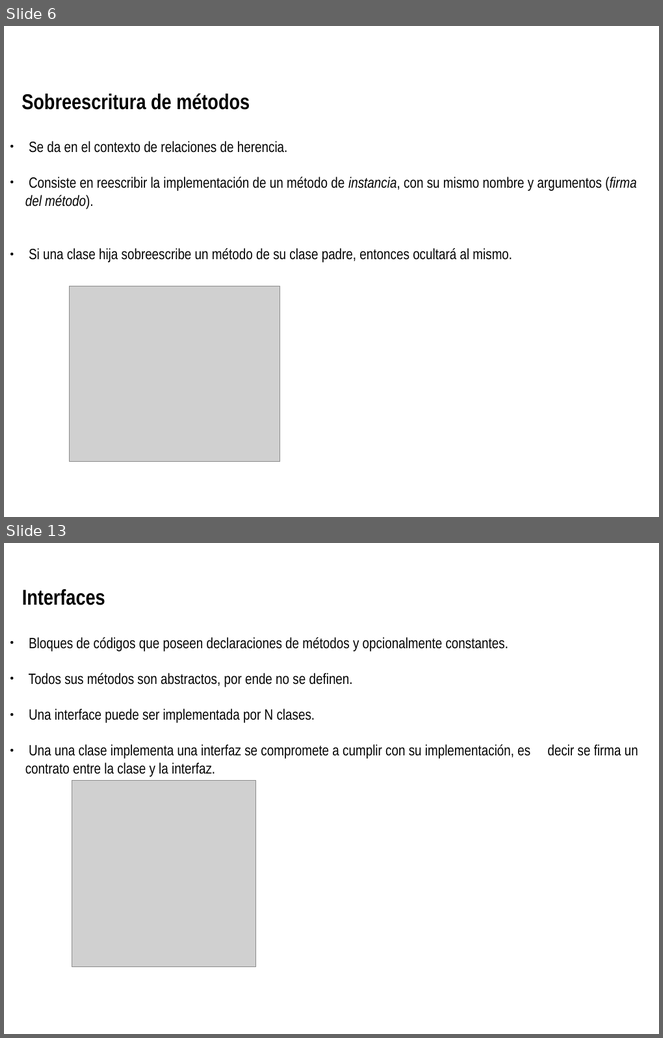
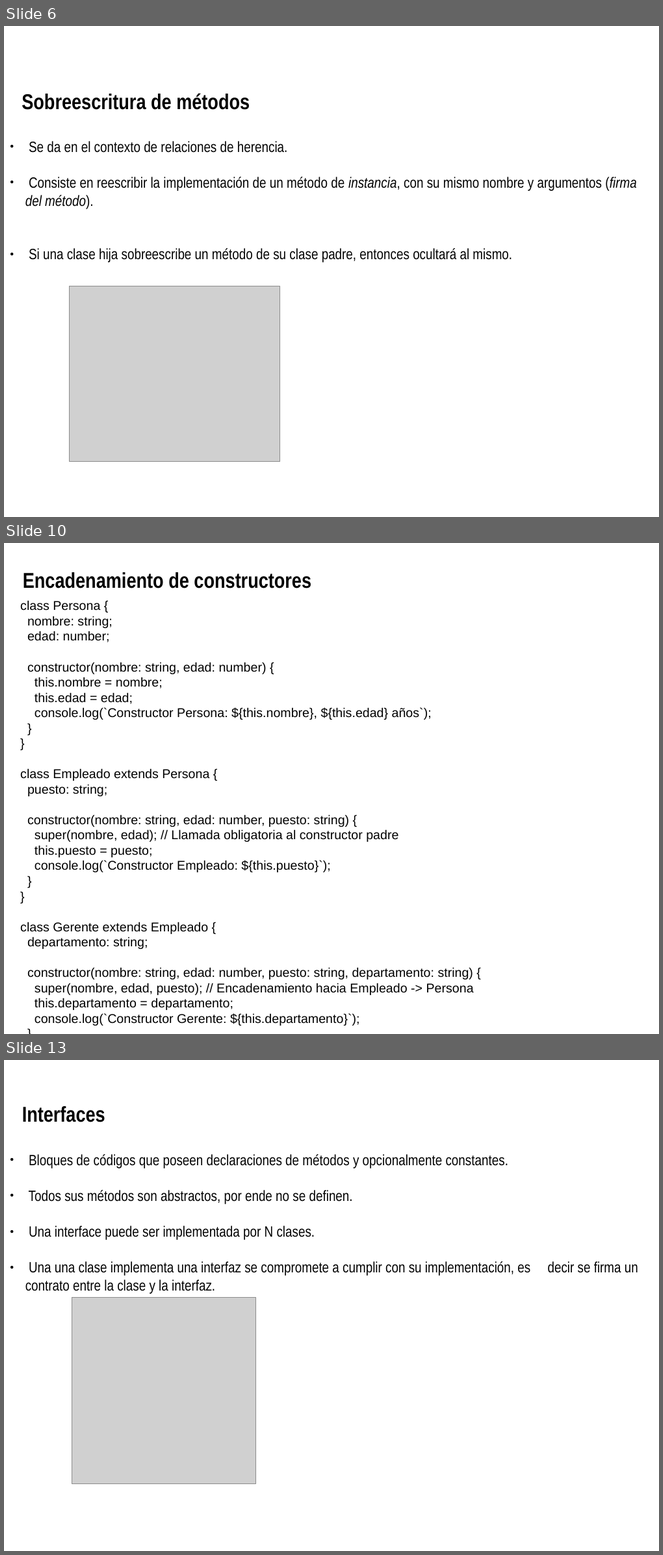
Before and after one commit to totis023/paradigmaUAP2025, a slide deck: objetos/poo_2.odp. Shown one above the other, each under a label of ours: slides 6 and 13 before the commit, slides 6, 10 and 13 after it; the slides between them are not shown. The pictures are 663x1038 and 663x1555 pixels, drawn with LibreOffice and Linux fonts; fonts in the diff are those of the drawing; grey boxes stand for pictures; background and template pictures are left out. Boxes give left, top, right and bottom in pixels: in the first picture for what was removed or moved away, otherwise in the second. Text is boxed around its words. In the diff, an @@ line names an element or a change of style, - is before the commit and + after.

```diff
--- a/objetos/poo_2.odp
+++ b/objetos/poo_2.odp
@@ slide 10 added at bbox=[4, 543, 659, 1034], background picture (left out) @@
@@ text added at bbox=[23, 572, 311, 589], 23.6 pt, text #000000, bold @@
+Encadenamiento de constructores
@@ text added at bbox=[20, 600, 474, 1026], 14 pt, text #000000 @@
+class Persona {
+nombre: string;
+edad: number;
+constructor(nombre: string, edad: number) {
+this.nombre = nombre;
+this.edad = edad;
+console.log(`Constructor Persona: ${this.nombre}, ${this.edad} años`);
+}
+}
+class Empleado extends Persona {
+puesto: string;
+constructor(nombre: string, edad: number, puesto: string) {
+super(nombre, edad); // Llamada obligatoria al constructor padre
+this.puesto = puesto;
+console.log(`Constructor Empleado: ${this.puesto}`);
+}
+}
+class Gerente extends Empleado {
+departamento: string;
+constructor(nombre: string, edad: number, puesto: string, departamento: string) {
+super(nombre, edad, puesto); // Encadenamiento hacia Empleado -> Persona
+this.departamento = departamento;
+console.log(`Constructor Gerente: ${this.departamento}`);
+}
+}
```
Also in this commit, not shown: 3 slides changed, 1 other slide added, 4 slides removed, 4 other files.
